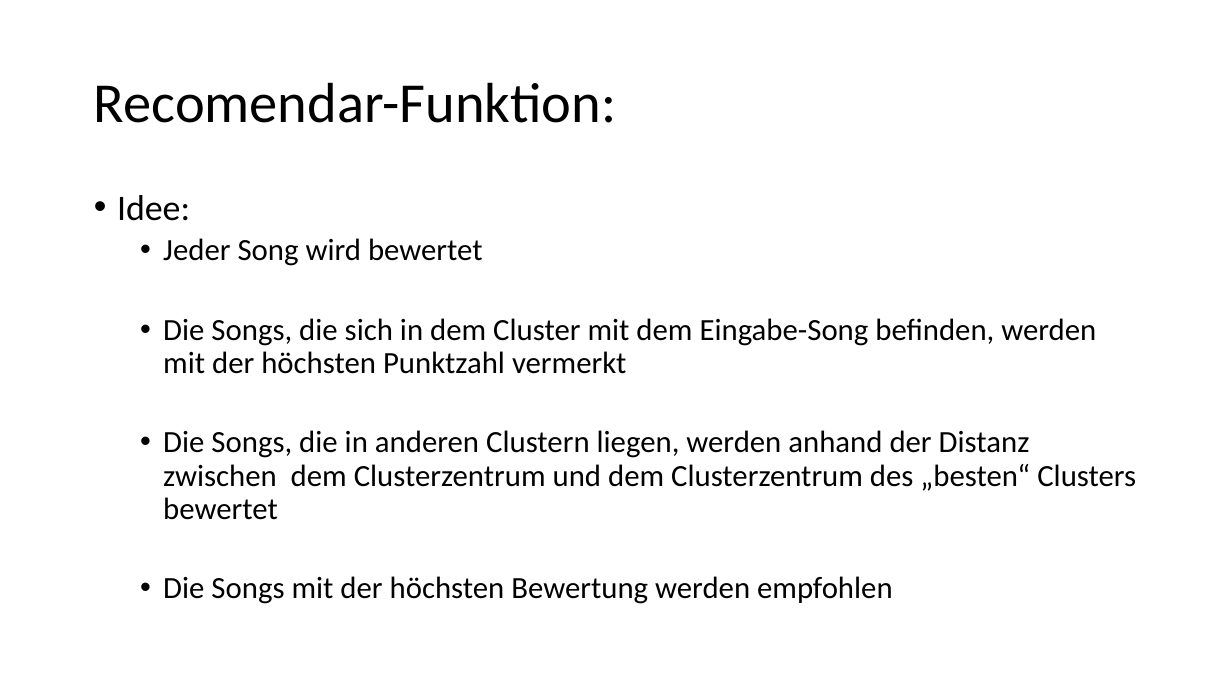
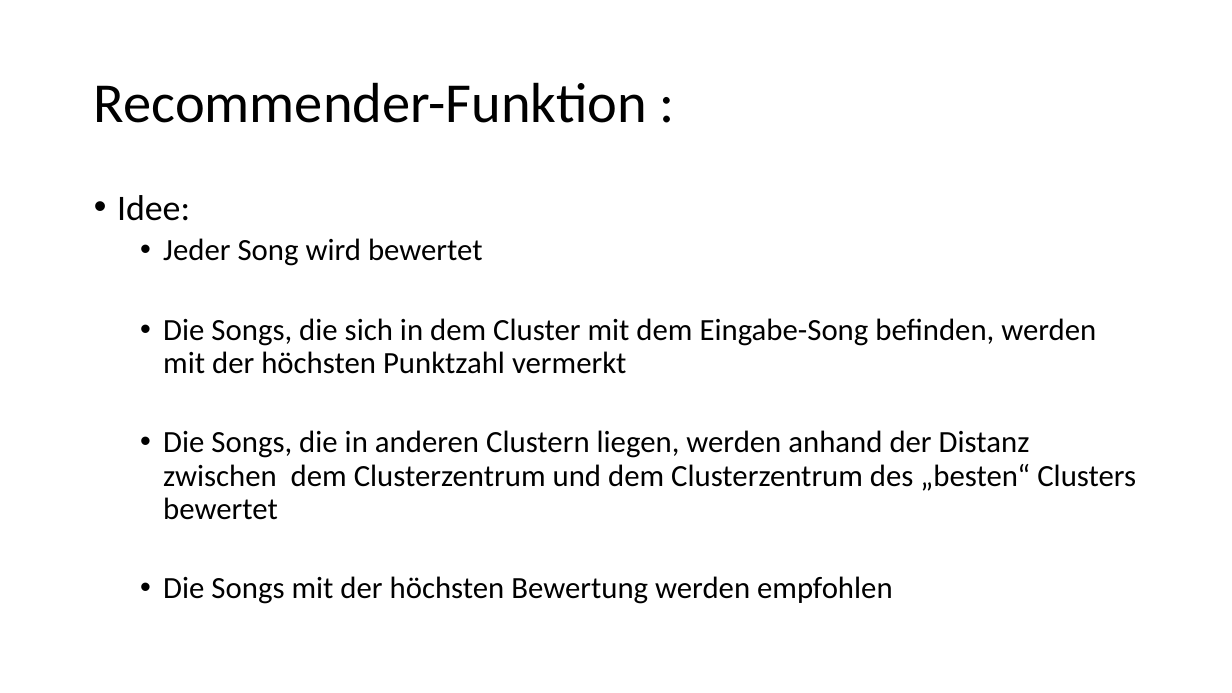
Before and after one commit to ChulioZ/music-recommender, a slide deck: slide 3 of Zwischenpräsentation.pptx. Drawn at 1232x693 pixels with LibreOffice and Linux fonts; fonts in the diff are those of the drawing. Boxes give left, top, right and bottom in pixels: in the first picture for what was removed or moved away, otherwise in the second. Text is boxed around its words. In the diff, an @@ line names an element or a change of style, - is before the commit and + after.

```diff
--- a/Zwischenpräsentation.pptx
+++ b/Zwischenpräsentation.pptx
@@ title at <box>94,82,647,123</box>: text changed @@
-Recomendar-Funktion:
+Recommender-Funktion :
```
Also in this commit, not shown: 6 other slides changed.
